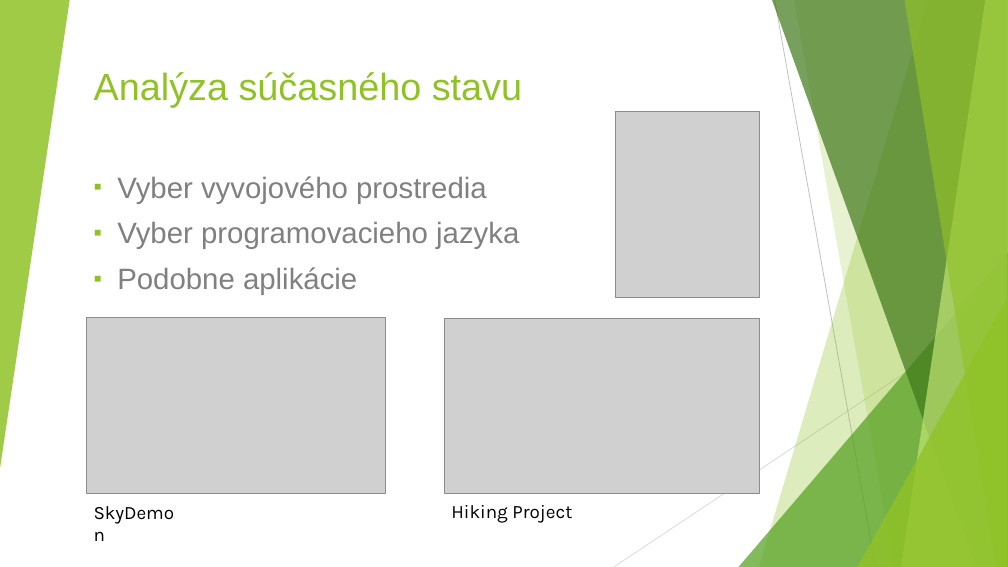
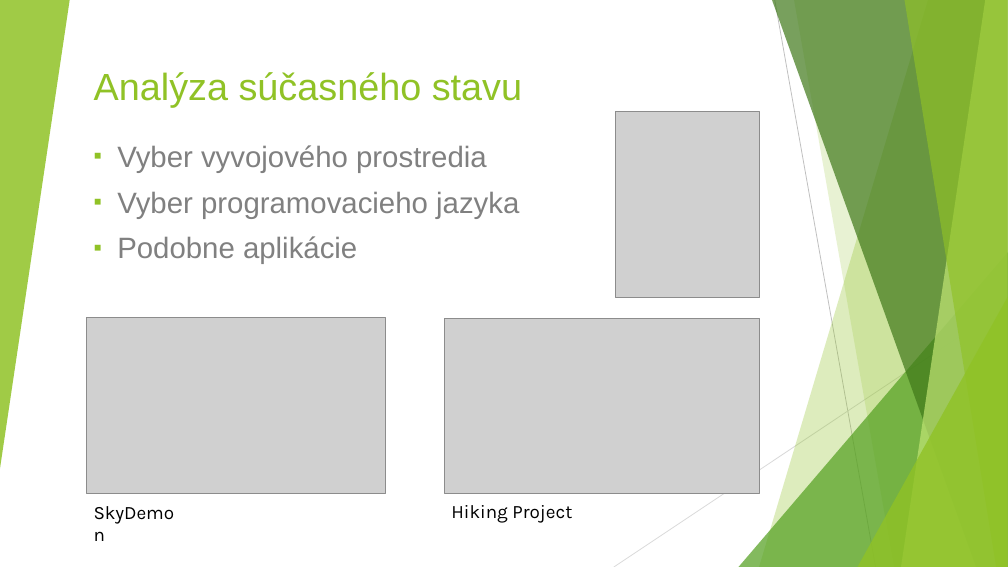
Before and after one commit to gameblaer/zaverecna_praca_bc, a slide deck: slide 3 of Prezentacia_Vrták_Martin.pptx. Drawn at 1008x567 pixels with LibreOffice and Linux fonts; fonts in the diff are those of the drawing; grey boxes stand for pictures. Boxes give left, top, right and bottom in pixels: in the first picture for what was removed or moved away, otherwise in the second. Text is boxed around its words. In the diff, an @@ line names an element or a change of style, - is before the commit and + after.

```diff
--- a/Prezentacia_Vrták_Martin.pptx
+++ b/Prezentacia_Vrták_Martin.pptx
@@ subtitle "Vyber vyvojového prostredia": place and size @@
-subtitle "Vyber vyvojového prostredia" at box(117, 176, 519, 295)
+subtitle "Vyber vyvojového prostredia" at box(117, 145, 519, 264)
```
Also in this commit, not shown: 3 other slides changed.
